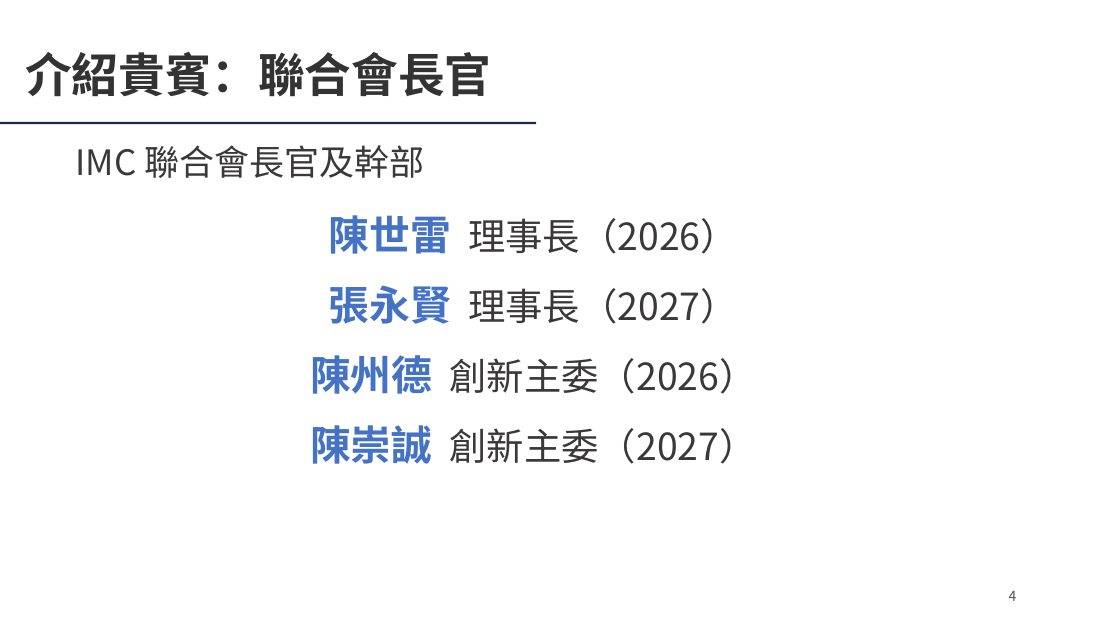
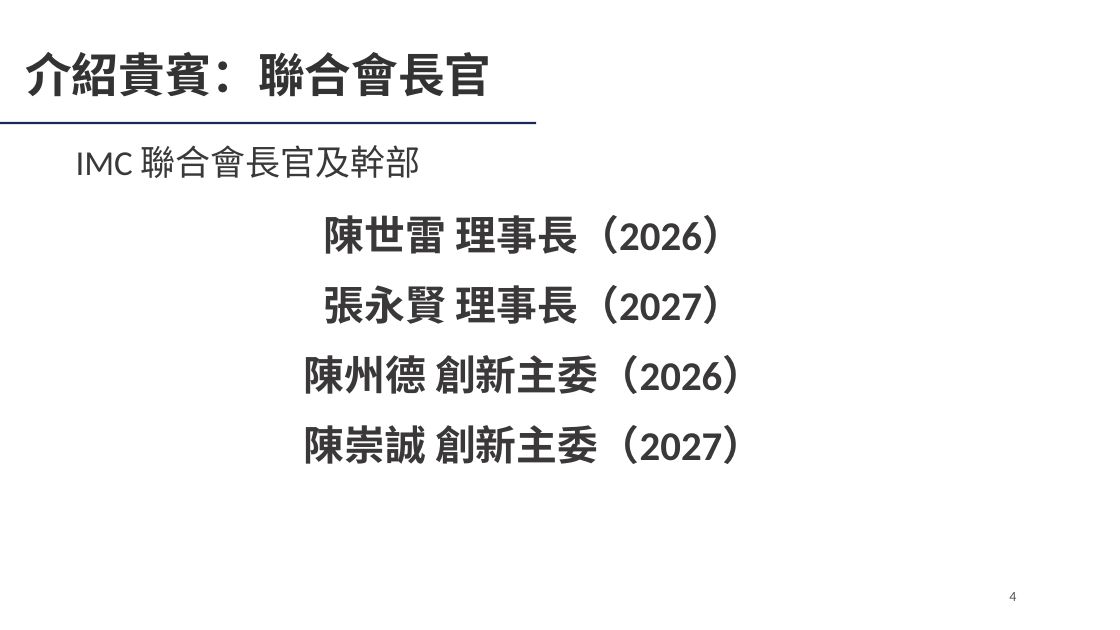
Before and after one commit to Ericliang680928/IAA, a slide deck: slide 4 of 20261204/agm/IAA會員大會簡報_20261204.pptx. Drawn at 1120x630 pixels with LibreOffice and Linux fonts; fonts in the diff are those of the drawing; background and template pictures are left out. Boxes give left, top, right and bottom in pixels: in the first picture for what was removed or moved away, otherwise in the second. Text is boxed around its words. In the diff, an @@ line names an element or a change of style, - is before the commit and + after.

```diff
--- a/20261204/agm/IAA會員大會簡報_20261204.pptx
+++ b/20261204/agm/IAA會員大會簡報_20261204.pptx
@@ text "IMC 聯合會長官及幹部" at [76, 145, 421, 178]: font Noto Sans CJK SC to Calibri @@
@@ text "陳世雷 理事長（2026）" at [324, 215, 743, 254]: size 32 to 35 pt, bold on in "理事長（2026）"; font Noto Sans CJK SC to Calibri; text colour #4472C4 to #3A3838 in "陳世雷" @@
@@ text "張永賢 理事長（2027）" at [324, 285, 743, 324]: size 32 to 35 pt, bold on in "理事長（2027）"; font Noto Sans CJK SC to Calibri; text colour #4472C4 to #3A3838 in "張永賢" @@
@@ text "陳州德 創新主委（2026）" at [303, 355, 763, 394]: size 32 to 35 pt, bold on in "創新主委（2026）"; font Noto Sans CJK SC to Calibri; text colour #4472C4 to #3A3838 in "陳州德" @@
@@ text "陳崇誠 創新主委（2027）" at [303, 425, 763, 464]: size 32 to 35 pt, bold on in "創新主委（2027）"; font Noto Sans CJK SC to Calibri; text colour #4472C4 to #3A3838 in "陳崇誠" @@
@@ page number at [1009, 592, 1016, 601]: font Noto Sans CJK SC to Calibri @@
```
Also in this commit, not shown: 36 other slides changed, 1 other file.
